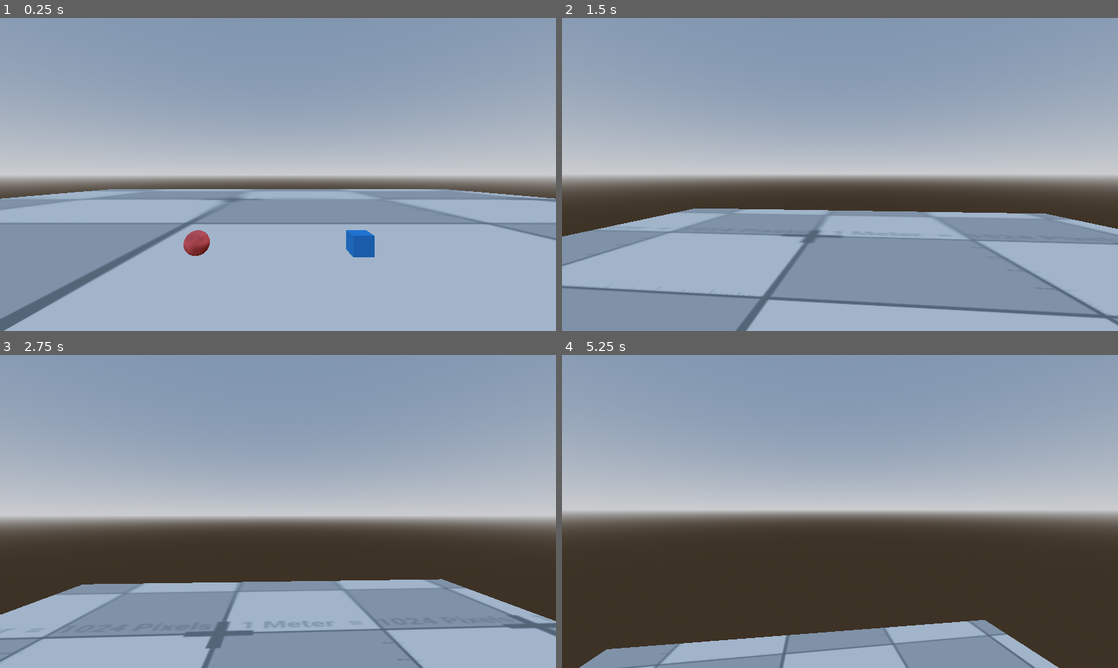
Above: before the commit, frames 1-4 (two rows, left to right).
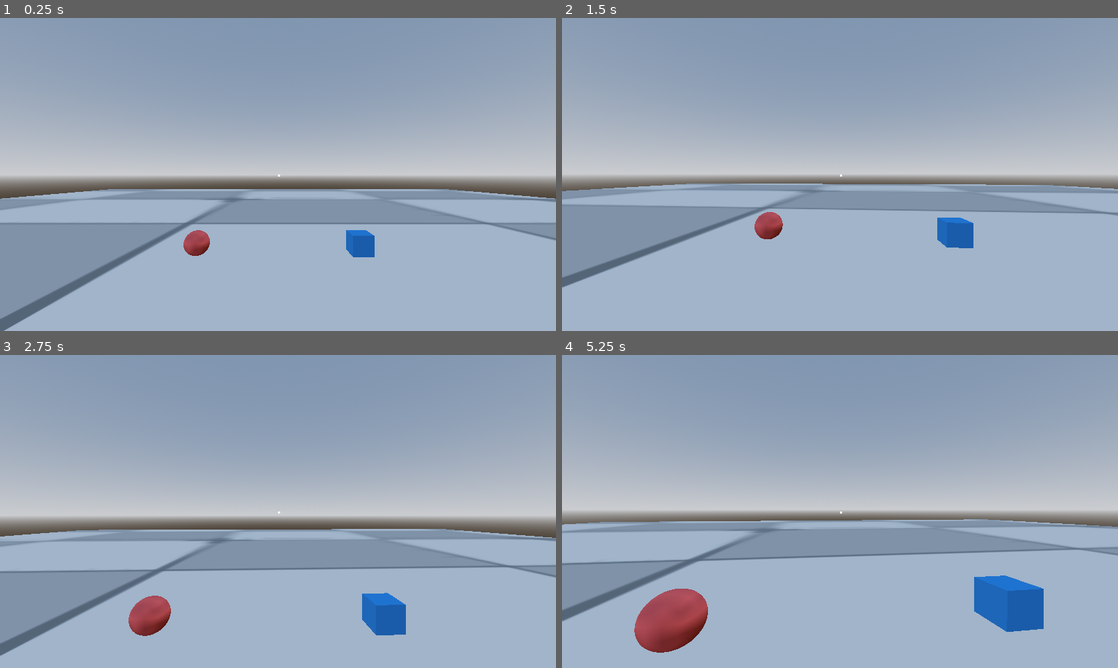
Above: after the commit, the same moments.

Repository: bouadjadja44-hue/ricikle-game-
Game: Godot game, scene res://scenc/core/main.tscn
The game is run twice, just before and just after one commit, with the same random seed, the same clock (stepped at 60 frames per second) and the same inputs.
Inputs (mouse positions are in pixels of both pictures, inside the frame that each line leads up to):
- Up to frame 1 (0.25 s): no input
- Up to frame 2 (1.5 s): move the mouse to (867, 174) at 0.52 s; hold Space (jump) 0.53-1.28 s; hold W (forward) from 0.53 s (still down); tap E (grab) at 0.6 s; move the mouse to (812, 174) at 1.27 s; tap Space (jump) at 1.35 s
- Up to frame 3 (2.75 s): keep holding W (forward); tap Space (jump) at 1.52, 1.82 s; tap E (grab) at 1.55, 2.1 s; move the mouse to (289, 505) at 2.02 s; hold Space (jump) from 2.03 s (still down)
- Up to frame 4 (5.25 s): move the mouse to (834, 517) at 2.77 s; release Space (jump) at 2.78 s; tap Ctrl (run) at 2.85 s; tap Space (jump) at 3.02, 3.32, 4.52, 4.82 s; tap E (grab) at 3.05, 4.35 s; move the mouse to (878, 514) at 3.52 s; hold Space (jump) 3.53-4.28 s; tap Q (throw) at 3.6 s; tap Escape (ui_cancel) at 4.15 s; move the mouse to (673, 464) at 4.27 s; release W (forward) at 4.28 s; hold A (left) 4.28-5.03 s; move the mouse to (867, 511) at 5.02 s; hold S (back) from 5.03 s (still down); hold Space (jump) from 5.03 s (still down)

The runs differ from the first frame. In frame 1, less than 0.1% of the frame differs, in the area x 50-51%, y 50-51%; in frame 2, 30%; in frame 3, 33%; in frame 4, 43%, in the area x 0-100%, y 50-100%.

Commit message:
feat: implement trash pickup system, inventory, and player controller cleanup

Diff:
--- /dev/null
+++ b/scenc/Trash.tscn
@@ -0,0 +1,24 @@
+[gd_scene load_steps=5 format=3 uid="uid://c6y7n8x2k1m4j"]
+
+[ext_resource type="Script" path="res://scripts/trash_item.gd" id="1_script"]
+
+[sub_resource type="BoxShape3D" id="BoxShape3D_1"]
+size = Vector3(0.3, 0.3, 0.3)
+
+[sub_resource type="StandardMaterial3D" id="StandardMaterial3D_1"]
+albedo_color = Color(0.1, 0.8, 0.2, 1)
+roughness = 0.5
+
+[sub_resource type="BoxMesh" id="BoxMesh_1"]
+material = SubResource("StandardMaterial3D_1")
+size = Vector3(0.3, 0.3, 0.3)
+
+[node name="Trash" type="RigidBody3D"]
+collision_layer = 1
+script = ExtResource("1_script")
+
+[node name="CollisionShape3D" type="CollisionShape3D" parent="."]
+shape = SubResource("BoxShape3D_1")
+
+[node name="MeshInstance3D" type="MeshInstance3D" parent="."]
+mesh = SubResource("BoxMesh_1")
--- a/scripts/player_controller.gd
+++ b/scripts/player_controller.gd
@@ -30,12 +30,10 @@
 # Nodes
 @onready var head: Node3D = $Head
 @onready var camera: Camera3D = $Head/Camera3D
-@onready var foot_area: Area3D = $FootArea
 
 # المتغيرات الأساسية
 var gravity: float = 9.8
 var is_running: bool = false
-var is_on_ground: bool = false
 
 # متغيرات الحركة المتقدمة
 var time_since_ground: float = 0.0
@@ -52,16 +50,36 @@
 var grab_joint: PinJoint3D = null
 var original_grabbed_properties: Dictionary = {}
 
+# Inventory System
+var inventory: Dictionary = {} # { "Plastic": 0, "Paper": 0, ... }
+
+@onready var interaction_label: Label = null # Will be initialized in _ready
+
 func _ready():
 	# إعداد وضع الماوس
 	Input.mouse_mode = Input.MOUSE_MODE_CAPTURED
 
-	# ربط أحداث القدم
-	foot_area.body_entered.connect(_on_foot_entered)
-	foot_area.body_exited.connect(_on_foot_exited)
-
 	# حفظ الموضع الأصلي للرأس
 	original_head_position = head.position
+
+	# Create a simple UI for notifications if it doesn't exist
+	setup_ui()
+
+func setup_ui():
+	var canvas = CanvasLayer.new()
+	add_child(canvas)
+	interaction_label = Label.new()
+	interaction_label.horizontal_alignment = HORIZONTAL_ALIGNMENT_CENTER
+	interaction_label.vertical_alignment = VERTICAL_ALIGNMENT_CENTER
+	interaction_label.set_anchors_and_offsets_preset(Control.PRESET_CENTER_BOTTOM, Control.PRESET_MODE_KEEP_WIDTH, 100)
+	canvas.add_child(interaction_label)
+
+	# Add a crosshair
+	var crosshair = ColorRect.new()
+	crosshair.custom_minimum_size = Vector2(4, 4)
+	crosshair.color = Color.WHITE
+	crosshair.set_anchors_and_offsets_preset(Control.PRESET_CENTER)
+	canvas.add_child(crosshair)
 
 func _physics_process(delta):
 	# تحديث المؤقتات
@@ -77,7 +95,7 @@
 
 func update_timers(delta):
 	# تحديث مؤقت Coyote Time
-	if not is_on_ground:
+	if not is_on_floor():
 		time_since_ground += delta
 	else:
 		time_since_ground = 0.0
@@ -105,12 +123,13 @@
 		velocity.y -= gravity * delta
 
 	# القفز مع Coyote Time و Jump Buffer
-	var can_jump = is_on_ground or time_since_ground < coyote_time
+	var can_jump = is_on_floor() or time_since_ground < coyote_time
 	var jump_requested = time_since_jump_request < jump_buffer_time
 
 	if can_jump and jump_requested:
 		velocity.y = jump_velocity
-		time_since_jump_request = jump_buffer_time  # منع القفز المزدوج
+		time_since_jump_request = jump_buffer_time
+		time_since_ground = coyote_time # Prevent multiple jumps
 
 	# الجري
 	is_running = Input.is_action_pressed("run")
@@ -171,12 +190,12 @@
 		head.rotation.x = camera_pitch
 
 func handle_grabbing(_delta):
-	# الإمساك بالكائن
+	# التفاعل (جمع النفايات أو الإمساك)
 	if Input.is_action_just_pressed("grab"):
 		if grabbed_object:
 			release_object()
 		else:
-			try_grab_object()
+			process_interaction()
 
 	# رمي الكائن
 	if Input.is_action_just_pressed("throw") and grabbed_object:
@@ -187,52 +206,80 @@
 		var target_pos = camera.global_position + camera.global_transform.basis * Vector3.FORWARD * grab_distance
 		grab_joint.global_position = target_pos
 
-func try_grab_object():
+func process_interaction():
 	var space_state = get_world_3d().direct_space_state
 	var query = PhysicsRayQueryParameters3D.create(
 		camera.global_position,
 		camera.global_position + camera.global_transform.basis * Vector3.FORWARD * grab_distance
 	)
-	query.collision_mask = 1  # Layer 1 for grabbable objects
+	query.collision_mask = 1
 
 	var result = space_state.intersect_ray(query)
 
-	if result and result.collider is RigidBody3D:
-		grabbed_object = result.collider
-
-		# حفظ الخصائص الأصلية
-		original_grabbed_properties = {
-			"gravity_scale": grabbed_object.gravity_scale,
-			"linear_damp": grabbed_object.linear_damp,
-			"angular_damp": grabbed_object.angular_damp,
-			"mass": grabbed_object.mass
-		}
-
-		# إنشاء وصلة تثبيت مع تحقق أفضل
-		grab_joint = PinJoint3D.new()
-		grab_joint.node_a = self.get_path()
-		grab_joint.node_b = grabbed_object.get_path()
-		grab_joint.global_position = result.position
-
-		# إعدادات الوصلة الأكثر استقراراً
-		grab_joint.params.spring_length = 0.0
-		grab_joint.params.spring_stiffness = grab_force
-		grab_joint.params.damping = 15.0
-		grab_joint.params.max_force = 500.0
-
-		# إضافة الوصلة بشكل آمن
-		call_deferred("add_child_deferred", grab_joint)
-
-		# تعديل خصائص الكائن الممسوك
-		grabbed_object.gravity_scale = 0.05
-		grabbed_object.linear_damp = 10.0
-		grabbed_object.angular_damp = 10.0
-		grabbed_object.mass = min(grabbed_object.mass, 3.0)  # تحديد أقصى كتلة
-
-		print("✅ تم الإمساك بالكائن: ", grabbed_object.name)
-
-func add_child_deferred(joint: PinJoint3D):
-	add_child(joint)
+	if result:
+		var collider = result.collider
+
+		# إذا كانت نفاية، اجمعها
+		if collider is TrashItem:
+			collect_trash(collider)
+			return
+
+		# إذا كان كائناً قابلاً للإمساك، أمسك به
+		if collider is RigidBody3D:
+			try_grab_object(collider, result.position)
+
+func collect_trash(trash: TrashItem):
+	var data = trash.collect()
+	var type = data["type"]
+	var value = data["value"]
+
+	if not inventory.has(type):
+		inventory[type] = 0
+	inventory[type] += value
+
+	show_message("%s collected +%d" % [type, value])
+	print("Inventory: ", inventory)
+
+func show_message(text: String):
+	if interaction_label:
+		interaction_label.text = text
+		# Fade out after 2 seconds
+		var tween = get_tree().create_tween()
+		interaction_label.modulate.a = 1.0
+		tween.tween_property(interaction_label, "modulate:a", 0.0, 2.0).set_delay(1.0)
+
+func try_grab_object(obj: RigidBody3D, hit_pos: Vector3):
+	grabbed_object = obj
+
+	# حفظ الخصائص الأصلية
+	original_grabbed_properties = {
+		"gravity_scale": grabbed_object.gravity_scale,
+		"linear_damp": grabbed_object.linear_damp,
+		"angular_damp": grabbed_object.angular_damp,
+		"mass": grabbed_object.mass
+	}
+
+	# إنشاء وصلة تثبيت
+	grab_joint = PinJoint3D.new()
+	add_child(grab_joint)
+	grab_joint.node_a = self.get_path()
+	grab_joint.node_b = grabbed_object.get_path()
+	grab_joint.global_position = hit_pos
+
+	# إعدادات الوصلة
+	grab_joint.params.spring_length = 0.0
+	grab_joint.params.spring_stiffness = grab_force
+	grab_joint.params.damping = 15.0
+	grab_joint.params.max_force = 500.0
+
+	# تعديل خصائص الكائن
+	grabbed_object.gravity_scale = 0.05
+	grabbed_object.linear_damp = 10.0
+	grabbed_object.angular_damp = 10.0
+	grabbed_object.mass = min(grabbed_object.mass, 3.0)
+
+	print("✅ تم الإمساك بالكائن: ", grabbed_object.name)
+
 
 func release_object():
 	if not grabbed_object:
@@ -275,13 +322,6 @@
 	else:
 		Input.mouse_mode = Input.MOUSE_MODE_CAPTURED
 
-# أحداث القدم للكشف عن الأرض
-func _on_foot_entered(body):
-	is_on_ground = true
-
-func _on_foot_exited(body):
-	is_on_ground = false
-
 # دالة للحصول على سرعة اللاعب الحالية
 func get_current_speed() -> float:
 	return Vector2(velocity.x, velocity.z).length()
--- /dev/null
+++ b/scripts/trash_item.gd
@@ -0,0 +1,18 @@
+extends RigidBody3D
+
+class_name TrashItem
+
+@export var trash_type: String = "Plastic"
+@export var trash_value: int = 1
+@export var interact_text: String = "Pick up Trash"
+
+func _ready():
+	# Use layer 2 for trash objects to differentiate from other grabbable objects if needed
+	# or just use layer 1 but identify by class
+	collision_layer = 1
+	collision_mask = 1
+
+func collect():
+	# This function will be called by the player
+	queue_free()
+	return {"type": trash_type, "value": trash_value}
